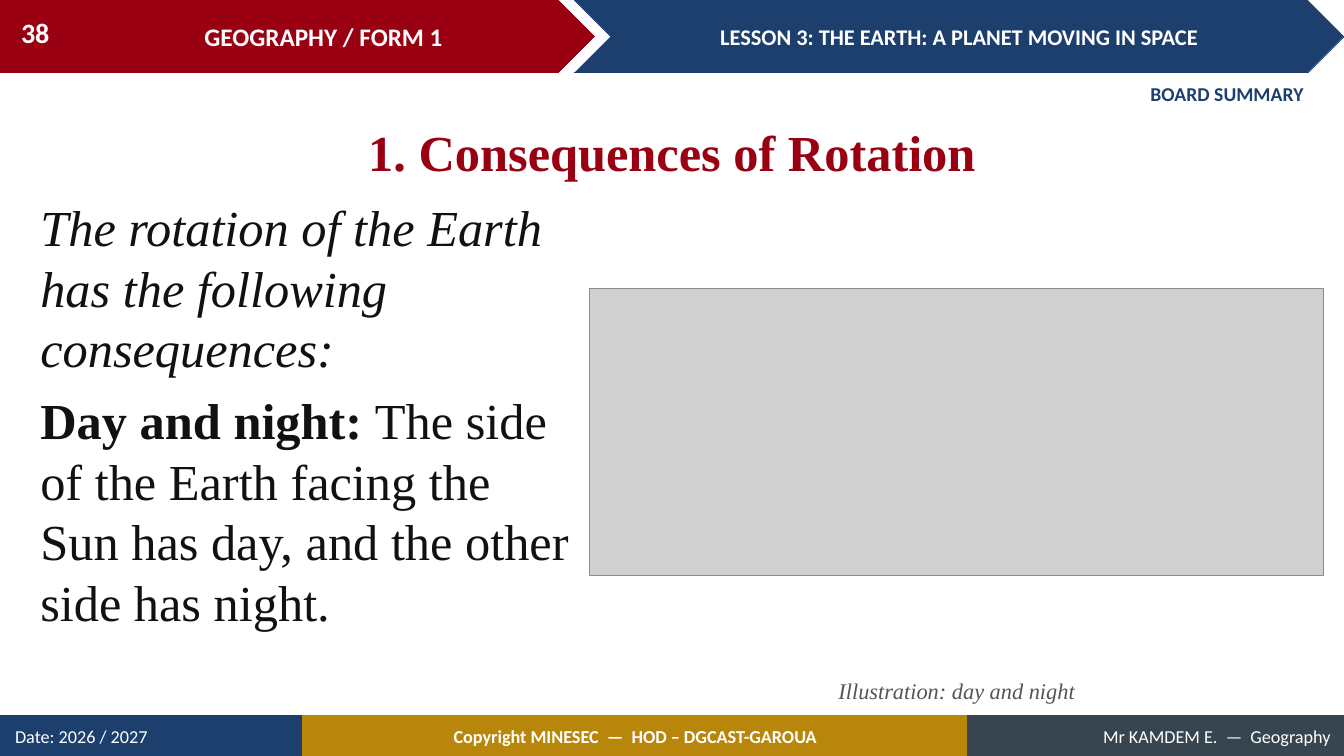
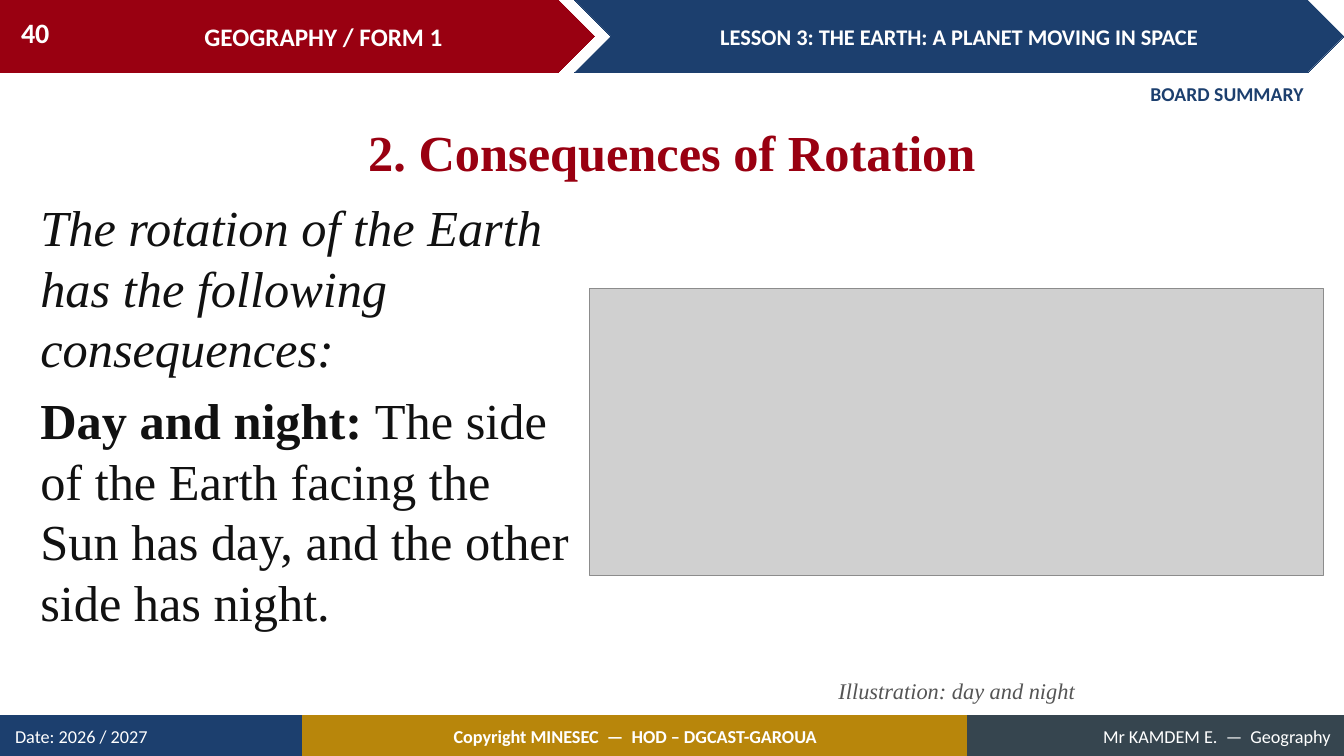
Before and after one commit to Berthautk/linea-github, a slide deck: slide 40 of lecons/F1/05_F1_M1_L03_The_Earth_A_Planet_Moving_in_Space.pptx (slide 38 before the commit). Drawn at 1344x756 pixels with LibreOffice and Linux fonts; fonts in the diff are those of the drawing; grey boxes stand for pictures. Boxes give left, top, right and bottom in pixels: in the first picture for what was removed or moved away, otherwise in the second. Text is boxed around its words. In the diff, an @@ line names an element or a change of style, - is before the commit and + after.

```diff
--- a/lecons/F1/05_F1_M1_L03_The_Earth_A_Planet_Moving_in_Space.pptx
+++ b/lecons/F1/05_F1_M1_L03_The_Earth_A_Planet_Moving_in_Space.pptx
@@ page number at (21,24,49,43): text changed @@
-38
+40
@@ text at (368,135,976,181): text changed @@
-1. Consequences of Rotation
+2. Consequences of Rotation
```
Also in this commit, not shown: 8 other slides changed, 3 slides added, 1 slide removed, 1 other file.
